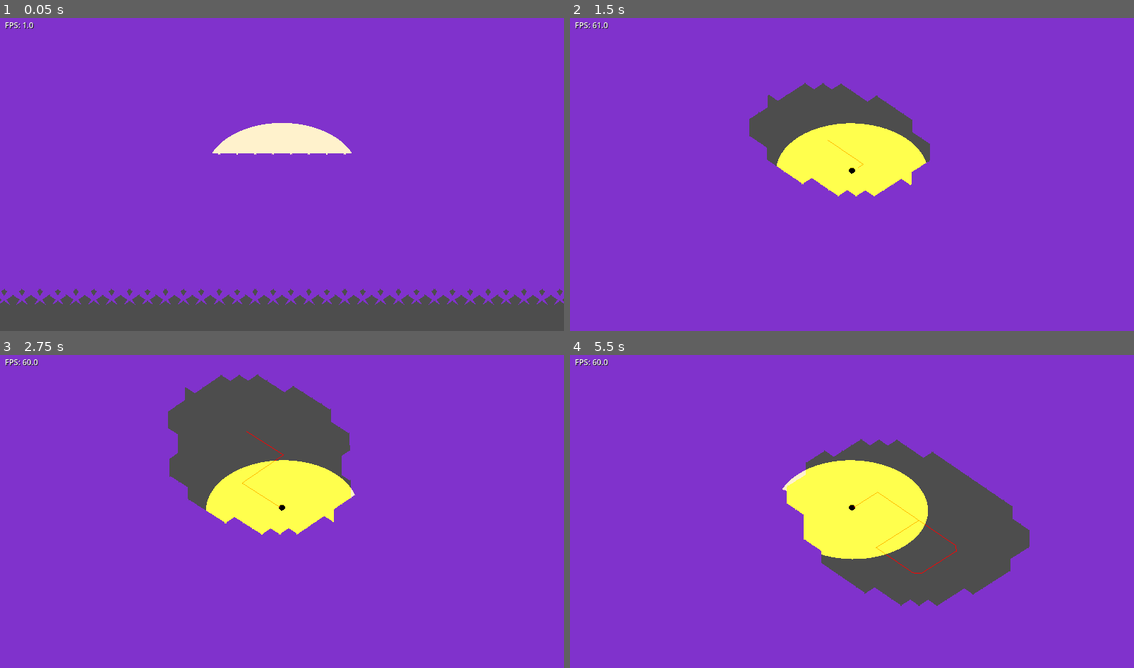
Above: before the commit, frames 1-4 (two rows, left to right).
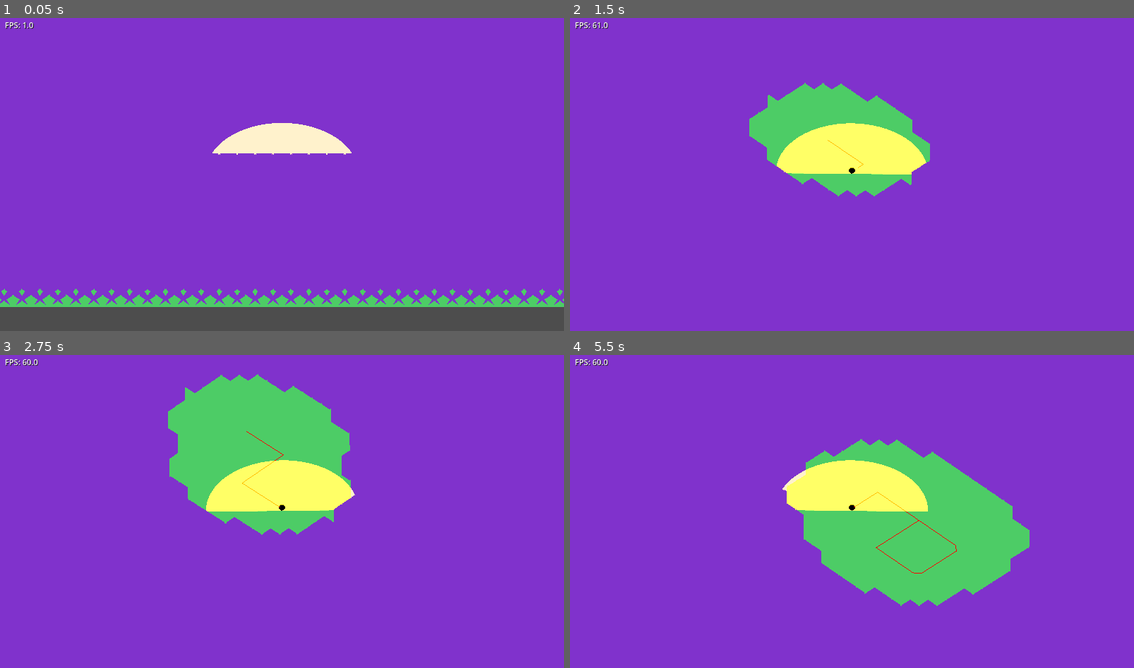
Above: after the commit, the same moments.

Repository: emersonh16/dastardlyfuck
Game: Godot game, scene res://scenes/test/test_miasma.tscn
Same seed, same stepped clock (60 frames per second), same inputs: the game is played once before the commit and once after it.
Inputs:
- Up to frame 1 (0.05 s): no input
- Up to frame 2 (1.5 s): tap Enter at 0.5 s; hold Right (ui_right) 0.53-1.28 s; hold Down (ui_down) from 1.28 s (still down)
- Up to frame 3 (2.75 s): release Down (ui_down) at 2.03 s; hold Right (ui_right) from 2.03 s (still down)
- Up to frame 4 (5.5 s): release Right (ui_right) at 2.78 s; hold Up (ui_up) 2.78-3.53 s; hold Left (ui_left) 3.53-5.03 s; hold Down (ui_down) from 5.03 s (still down)

The runs differ from the first frame. In frame 1, 2.9% of the frame differs, in the area x 0-100%, y 86-93%; in frame 2, 7.8%; in frame 3, 12%; in frame 4, 15%, in the area x 38-82%, y 26-81%.

Commit message:
its runnable

Diff:
--- a/scenes/test/test_miasma.tscn
+++ b/scenes/test/test_miasma.tscn
@@ -6,6 +6,7 @@
 [ext_resource type="PackedScene" uid="uid://player_scene" path="res://scenes/player/player.tscn" id="4_player"]
 [ext_resource type="Script" path="res://scripts/debug/player_trail.gd" id="5_trail"]
 [ext_resource type="Script" path="res://scripts/beam/simple_beam.gd" id="6_beam"]
+[ext_resource type="Script" path="res://scripts/world/ground_renderer.gd" id="7_ground"]
 
 [node name="TestMiasma" type="Node3D"]
 
@@ -18,6 +19,9 @@
 projection = 1
 size = 200.0
 script = ExtResource("1_camera")
+
+[node name="GroundRenderer" type="Node3D" parent="."]
+script = ExtResource("7_ground")
 
 [node name="MiasmaRenderer" type="Node3D" parent="."]
 script = ExtResource("2_renderer")
--- a/scripts/beam/simple_beam.gd
+++ b/scripts/beam/simple_beam.gd
@@ -104,5 +104,5 @@
 
 	# Clear circular area around player (bubble mode)
 	# Radius matches visual beam exactly
-	var cleared = miasma_manager.clear_area(world_pos, BUBBLE_RADIUS)
+	var _cleared = miasma_manager.clear_area(world_pos, BUBBLE_RADIUS)
 	# Note: cleared count is logged in manager if needed
--- a/scripts/player/player.gd
+++ b/scripts/player/player.gd
@@ -22,7 +22,7 @@
 	if not trail:
 		trail = get_node_or_null("../../PlayerTrail")
 
-func _physics_process(delta):
+func _physics_process(_delta):
 	# Get input - try both arrow keys and WASD
 	var input_dir = Vector2.ZERO
 
--- /dev/null
+++ b/scripts/world/ground_renderer.gd
@@ -0,0 +1,125 @@
+extends Node3D
+
+# GroundRenderer - Renders ground tiles (green squares with borders)
+# Foundation for the 12-biome seeded world
+
+# Ground tile size (matches miasma grid for alignment)
+const GROUND_TILE_SIZE = 64.0  # World units (from design doc: 64x32 for isometric)
+const GROUND_TILE_HEIGHT = 0.1  # Very thin ground plane
+
+var ground_mesh_instance: MultiMeshInstance3D = null
+var ground_mesh: QuadMesh = null
+var ground_material: StandardMaterial3D = null
+
+# Viewport + buffer size (in tiles)
+var viewport_tiles_x: int = 0
+var viewport_tiles_z: int = 0
+var buffer_tiles: int = 2  # Small buffer around viewport
+
+func _ready():
+	# Get viewport size
+	var viewport = get_viewport()
+	if viewport:
+		var size = viewport.get_visible_rect().size
+		print("GroundRenderer: Viewport size: ", size)
+		_create_ground(size.x, size.y)
+	else:
+		push_error("GroundRenderer: No viewport found!")
+
+func _create_ground(viewport_width: float, viewport_height: float):
+	# Calculate viewport size in tiles
+	# For isometric, we need to account for the camera's orthographic size
+	# The viewport size is in pixels, but we need world units
+	# Camera size is 200.0, so viewport covers about 200 world units
+	var camera = get_viewport().get_camera_3d()
+	var world_width = 200.0  # Default camera size
+	var world_height = 200.0
+
+	if camera and camera.projection == Camera3D.PROJECTION_ORTHOGONAL:
+		world_width = camera.size
+		world_height = camera.size * (viewport_height / viewport_width)
+
+	# Make ground cover a larger area to ensure visibility
+	viewport_tiles_x = int(world_width / GROUND_TILE_SIZE) + buffer_tiles * 4
+	viewport_tiles_z = int(world_height / GROUND_TILE_SIZE) + buffer_tiles * 4
+
+	print("GroundRenderer: World size: ", world_width, "x", world_height)
+	print("GroundRenderer: Tiles: ", viewport_tiles_x, "x", viewport_tiles_z)
+
+	# Create ground tile mesh (square)
+	# For isometric, we want square tiles that appear square in isometric view
+	ground_mesh = QuadMesh.new()
+	# Make tiles full size (no gap) for now to ensure visibility
+	ground_mesh.size = Vector2(GROUND_TILE_SIZE, GROUND_TILE_SIZE)
+
+	# Create material (bright green for visibility)
+	ground_material = StandardMaterial3D.new()
+	ground_material.albedo_color = Color(0.3, 0.8, 0.4, 1.0)  # Bright green
+	ground_material.shading_mode = BaseMaterial3D.SHADING_MODE_UNSHADED
+	ground_material.depth_draw_mode = BaseMaterial3D.DEPTH_DRAW_ALWAYS
+	ground_material.cull_mode = BaseMaterial3D.CULL_DISABLED  # Show from both sides
+
+	# Create MultiMeshInstance3D
+	ground_mesh_instance = MultiMeshInstance3D.new()
+	var multimesh = MultiMesh.new()
+	multimesh.mesh = ground_mesh
+	multimesh.transform_format = MultiMesh.TRANSFORM_3D
+	multimesh.use_colors = false
+
+	ground_mesh_instance.multimesh = multimesh
+	ground_mesh_instance.material_override = ground_material
+
+	add_child(ground_mesh_instance)
+
+	print("GroundRenderer: Created ground mesh instance")
+
+	# Fill area with ground tiles
+	call_deferred("_fill_ground_tiles")
+
+func _fill_ground_tiles():
+	# Fill viewport area with ground tiles
+	var half_x = viewport_tiles_x / 2.0
+	var half_z = viewport_tiles_z / 2.0
+
+	var tile_count = 0
+	var tiles_to_render = []
+
+	# Create tiles in a grid
+	for x in range(-half_x, half_x):
+		for z in range(-half_z, half_z):
+			var world_x = x * GROUND_TILE_SIZE
+			var world_z = z * GROUND_TILE_SIZE
+			var world_y = -0.5  # Slightly below ground level so it's definitely visible
+
+			tiles_to_render.append({
+				"pos": Vector3(world_x, world_y, world_z),
+				"rot": 0.0
+			})
+			tile_count += 1
+
+	# Set up multimesh
+	if not ground_mesh_instance or not ground_mesh_instance.multimesh:
+		push_error("GroundRenderer: mesh_instance or multimesh is null!")
+		return
+
+	ground_mesh_instance.multimesh.instance_count = tile_count
+
+	# Position each tile
+	for i in range(tile_count):
+		var tile_data = tiles_to_render[i]
+		# QuadMesh is vertical by default, rotate 90° around X to make it horizontal
+		# Make sure ground is definitely below miasma blocks (which are at Y=8)
+		var pos = tile_data.pos
+		pos.y = -1.0  # Well below miasma blocks
+		var tile_transform = Transform3D(
+			Basis().rotated(Vector3(1, 0, 0), deg_to_rad(90)),  # Rotate to lie flat
+			pos
+		)
+		ground_mesh_instance.multimesh.set_instance_transform(i, tile_transform)
+
+	print("Ground rendered: ", tile_count, " tiles at Y=-1.0")
+	if tiles_to_render.size() > 0:
+		print("GroundRenderer: First tile at: ", tiles_to_render[0].pos)
+		print("GroundRenderer: Last tile at: ", tiles_to_render[-1].pos)
+	print("GroundRenderer: Material color: ", ground_material.albedo_color)
+	print("GroundRenderer: Mesh size: ", ground_mesh.size)
Not shown: 1 places in scenes/test/test_miasma.tscn that only renumber resources
Not shown, added: scripts/world/ground_renderer.gd.uid
Not shown, added: DOCS/system_architecture.md
